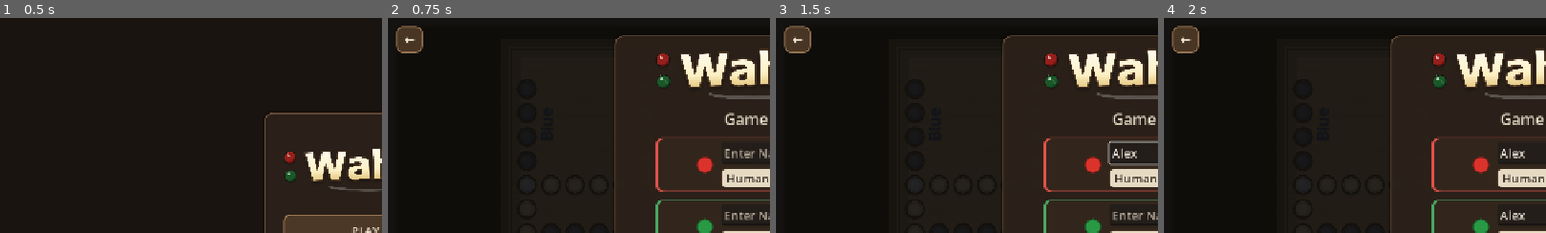
Above: before the commit, frames 1-4 (left to right).
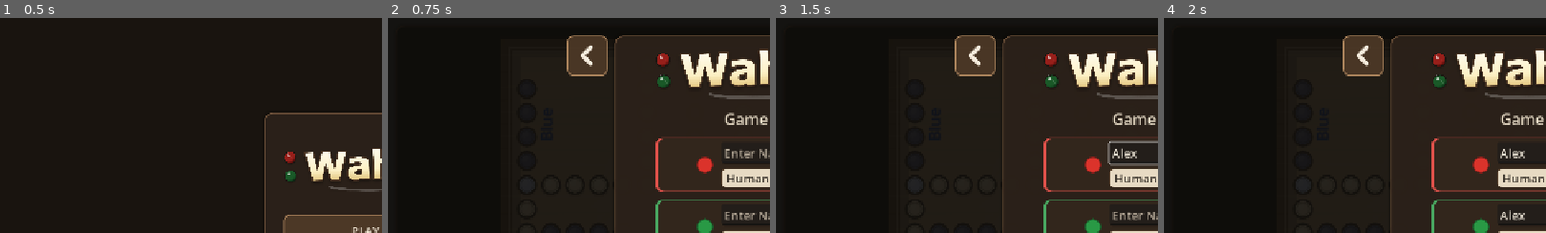
Above: after the commit, the same moments.

Repository: ItsTheMcCoy/wahoo-app
Game: Godot game, scene res://scenes/HomeScreen.tscn
Two runs of this game, one before a commit and one after it. Both use one fixed random seed, a clock stepped at 60 frames per second and the inputs below.
Inputs (mouse positions are % of the whole screen's width and height, from its top left):
- Up to frame 1 (0.5 s): no input
- Up to frame 2 (0.75 s): click "PLAY SOLO" at 0.5 s
- Up to frame 3 (1.5 s): click (51, 31) at 1.27 s; type "Alex" at 1.35 s
- Up to frame 4 (2 s): click (51, 46) at 1.5 s; type "Alex" at 1.58 s; click (51, 60) at 1.73 s; type "Alex" at 1.82 s
The pictures show only the part of the screen within x 0-50%, y 0-50%; the shares and areas given below are measured in that part.

Frame 1 is identical in both runs. In frame 2, 2.9% of the frame differs, in the area x 2-58%, y 3-28%; in frame 3, 2.9%; in frame 4, 2.9%.

Commit message:
Improve Godot back navigation controls

Diff:
--- /dev/null
+++ b/godot/assets/textures/back_chevron.svg
@@ -0,0 +1,3 @@
+<svg xmlns="http://www.w3.org/2000/svg" width="64" height="64" viewBox="0 0 64 64">
+  <path d="M38 18 24 32l14 14" fill="none" stroke="#f7edde" stroke-width="7" stroke-linecap="round" stroke-linejoin="round"/>
+</svg>
--- a/godot/scenes/HomeScreen.tscn
+++ b/godot/scenes/HomeScreen.tscn
@@ -126,14 +126,6 @@
 custom_minimum_size = Vector2(0, 56)
 text = "Create Room"
 
-[node name="HostBackButton" type="Button" parent="HostPromptLayer"]
-layout_mode = 1
-offset_left = 14.0
-offset_top = 14.0
-offset_right = 58.0
-offset_bottom = 58.0
-text = "←"
-
 [node name="JoinPromptLayer" type="Control" parent="."]
 layout_mode = 1
 anchors_preset = 15
@@ -220,11 +212,3 @@
 size_flags_horizontal = 3
 custom_minimum_size = Vector2(0, 56)
 text = "Watch"
-
-[node name="JoinBackButton" type="Button" parent="JoinPromptLayer"]
-layout_mode = 1
-offset_left = 14.0
-offset_top = 14.0
-offset_right = 58.0
-offset_bottom = 58.0
-text = "←"
--- a/godot/scenes/Lobby.tscn
+++ b/godot/scenes/Lobby.tscn
@@ -172,4 +172,5 @@
 offset_top = 14.0
 offset_right = 58.0
 offset_bottom = 58.0
-text = "←"
+text = "<"
+tooltip_text = "Back"
--- a/godot/scenes/Main.tscn
+++ b/godot/scenes/Main.tscn
@@ -393,4 +393,5 @@
 offset_top = 14.0
 offset_right = 58.0
 offset_bottom = 58.0
-text = "←"
+text = "<"
+tooltip_text = "Back"
--- a/godot/scripts/home_screen.gd
+++ b/godot/scripts/home_screen.gd
@@ -23,7 +23,6 @@
 @onready var _host_name_label: Label    = $HostPromptLayer/Center/HostPanel/HostContent/HostNameLabel
 @onready var _host_name_field: LineEdit = $HostPromptLayer/Center/HostPanel/HostContent/HostNameField
 @onready var _host_error: Label         = $HostPromptLayer/Center/HostPanel/HostContent/HostErrorLabel
-@onready var _host_back_btn: Button     = $HostPromptLayer/HostBackButton
 @onready var _host_cancel_btn: Button   = $HostPromptLayer/Center/HostPanel/HostContent/HostButtons/HostCancelBtn
 @onready var _host_create_btn: Button   = $HostPromptLayer/Center/HostPanel/HostContent/HostButtons/HostCreateBtn
 @onready var _host_buttons: BoxContainer = $HostPromptLayer/Center/HostPanel/HostContent/HostButtons
@@ -37,7 +36,6 @@
 @onready var _join_name_label: Label        = $JoinPromptLayer/Center/JoinPanel/JoinContent/JoinNameLabel
 @onready var _join_name_field: LineEdit     = $JoinPromptLayer/Center/JoinPanel/JoinContent/JoinNameField
 @onready var _join_error: Label             = $JoinPromptLayer/Center/JoinPanel/JoinContent/JoinErrorLabel
-@onready var _join_back_btn: Button         = $JoinPromptLayer/JoinBackButton
 @onready var _join_cancel_btn: Button       = $JoinPromptLayer/Center/JoinPanel/JoinContent/JoinButtons/JoinCancelBtn
 @onready var _join_player_btn: Button       = $JoinPromptLayer/Center/JoinPanel/JoinContent/JoinButtons/JoinAsPlayerBtn
 @onready var _join_spectator_btn: Button    = $JoinPromptLayer/Center/JoinPanel/JoinContent/JoinButtons/JoinAsSpectatorBtn
@@ -61,13 +59,9 @@
 	_join_btn.pressed.connect(_on_join)
 	_host_cancel_btn.pressed.connect(_close_prompts)
 	_host_create_btn.pressed.connect(_on_host_create)
-	_host_back_btn.pressed.connect(_close_prompts)
 	_join_cancel_btn.pressed.connect(_close_prompts)
 	_join_player_btn.pressed.connect(_on_join_as_player)
 	_join_spectator_btn.pressed.connect(_on_join_as_spectator)
-	_join_back_btn.pressed.connect(_close_prompts)
-	WahooResponsiveLayout.style_icon_button(_host_back_btn)
-	WahooResponsiveLayout.style_icon_button(_join_back_btn)
 	_host_name_field.text_submitted.connect(func(_t): _on_host_create())
 	_join_name_field.text_submitted.connect(func(_t): _on_join_as_player())
 	for field: LineEdit in [_host_name_field, _join_code_field, _join_name_field]:
--- a/godot/scripts/lobby.gd
+++ b/godot/scripts/lobby.gd
@@ -86,6 +86,7 @@
 	_setup_ui()
 	_connect_signals()
 	_back_btn.pressed.connect(_on_leave)
+	_back_btn.text = "<"
 	WahooResponsiveLayout.style_icon_button(_back_btn)
 	_on_viewport_resized()
 	WahooResponsiveLayout.set_menu_mode(true)
@@ -113,6 +114,14 @@
 	_start_game_btn.custom_minimum_size = Vector2(0, action_height)
 	_chat_log.custom_minimum_size = Vector2(0, 148 if _compact_layout else 192)
 	_chat_send_btn.custom_minimum_size = Vector2(74 if _compact_layout else 60, 48)
+	call_deferred("_position_back_button")
+
+func _position_back_button() -> void:
+	WahooResponsiveLayout.position_back_button_near_panel(
+		_back_btn,
+		$ScrollContainer/Center/LobbyPanel,
+		get_viewport_rect().size
+	)
 
 func _normalize_profile_name(name: String) -> String:
 	return name.strip_edges().to_lower()
--- a/godot/scripts/main.gd
+++ b/godot/scripts/main.gd
@@ -114,6 +114,7 @@
 	_board.move_selected.connect(_on_board_move_selected)
 	_start_button.pressed.connect(_on_start_pressed)
 	_setup_back_button.pressed.connect(_on_setup_back_pressed)
+	_setup_back_button.text = "<"
 	WahooResponsiveLayout.style_icon_button(_setup_back_button)
 	_smoke_summary = _build_smoke_summary()
 	_setup_game_menu()
@@ -800,6 +801,14 @@
 	_start_button.custom_minimum_size = Vector2(card_w, roundi(68.0 * 0.85 * ui_scale))
 	_start_button.size_flags_horizontal = Control.SIZE_SHRINK_CENTER
 	_start_button.add_theme_font_size_override("font_size", roundi(24.0 * ui_scale))
+	call_deferred("_position_setup_back_button")
+
+func _position_setup_back_button() -> void:
+	WahooResponsiveLayout.position_back_button_near_panel(
+		_setup_back_button,
+		_setup_panel,
+		get_viewport_rect().size
+	)
 
 func _on_start_pressed() -> void:
 	var opts := _seat_options()
--- a/godot/scripts/wahoo_responsive_layout.gd
+++ b/godot/scripts/wahoo_responsive_layout.gd
@@ -1,5 +1,7 @@
 class_name WahooResponsiveLayout
 extends RefCounted
+
+const BACK_ICON = preload("res://assets/textures/back_chevron.svg")
 
 const MAIN_COMPACT_BREAKPOINT := 980.0
 const MAIN_COMPACT_ASPECT_THRESHOLD := 1.12
@@ -52,6 +54,11 @@
 # Applies a compact, icon-sized button style for navigation controls (e.g.
 # back buttons) that float over a screen without affecting panel layout.
 static func style_icon_button(btn: Button, font_size: int = 22) -> void:
+	btn.custom_minimum_size = Vector2(44, 44)
+	btn.tooltip_text = "Back"
+	btn.text = ""
+	btn.icon = BACK_ICON
+
 	var normal := StyleBoxFlat.new()
 	normal.bg_color = Color(0.30, 0.22, 0.15, 0.92)
 	normal.border_color = Color(0.73, 0.56, 0.39, 0.92)
@@ -77,3 +84,30 @@
 	btn.add_theme_color_override("font_hover_color", Color(1.0, 0.97, 0.90))
 	btn.add_theme_color_override("font_pressed_color", Color(0.97, 0.93, 0.86))
 	btn.add_theme_font_size_override("font_size", font_size)
+
+static func position_back_button_near_panel(
+	btn: Button,
+	panel: Control,
+	viewport_size: Vector2,
+	gap: float = 12.0,
+	edge_margin: float = 14.0
+) -> void:
+	var button_size := btn.size
+	if button_size.x <= 0.0 or button_size.y <= 0.0:
+		button_size = btn.custom_minimum_size
+	if button_size.x <= 0.0 or button_size.y <= 0.0:
+		button_size = Vector2(44, 44)
+
+	btn.size = button_size
+
+	var panel_rect := panel.get_global_rect()
+	var parent_origin := (btn.get_parent() as Control).get_global_position()
+	var max_x := maxf(edge_margin, viewport_size.x - button_size.x - edge_margin)
+	var max_y := maxf(edge_margin, viewport_size.y - button_size.y - edge_margin)
+	var target_x := panel_rect.position.x - button_size.x - gap
+	var target_y := panel_rect.position.y
+
+	btn.position = Vector2(
+		clampf(target_x, edge_margin, max_x),
+		clampf(target_y, edge_margin, max_y)
+	) - parent_origin
Not shown, added: godot/assets/textures/back_chevron.svg.import
Not shown, changed: godot/build/web/index.html
Not shown, changed: godot/build/web/index.pck
